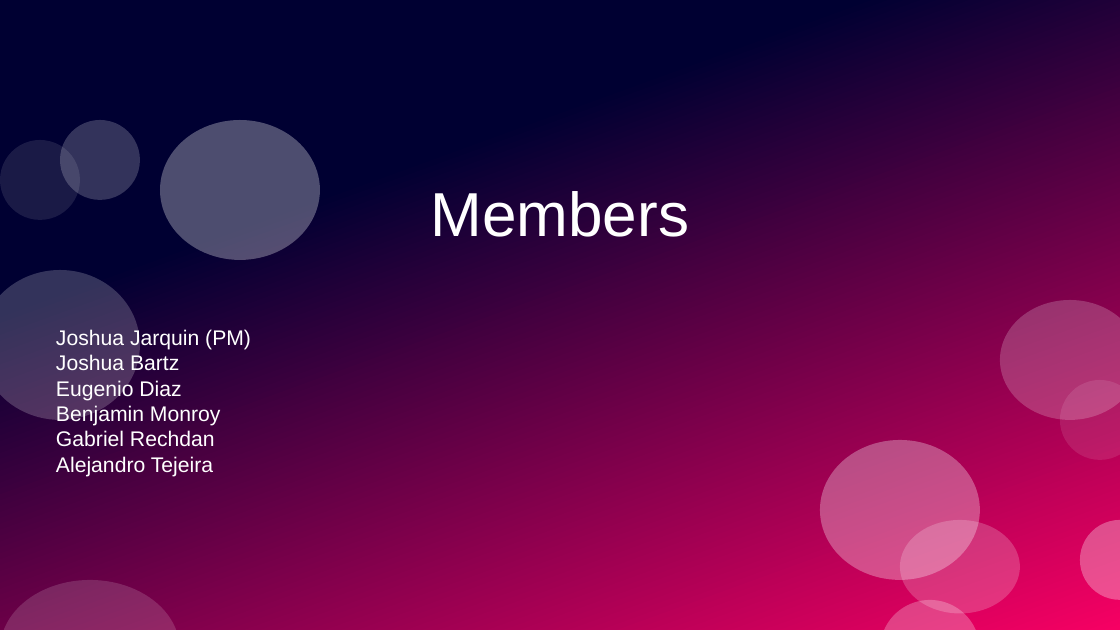
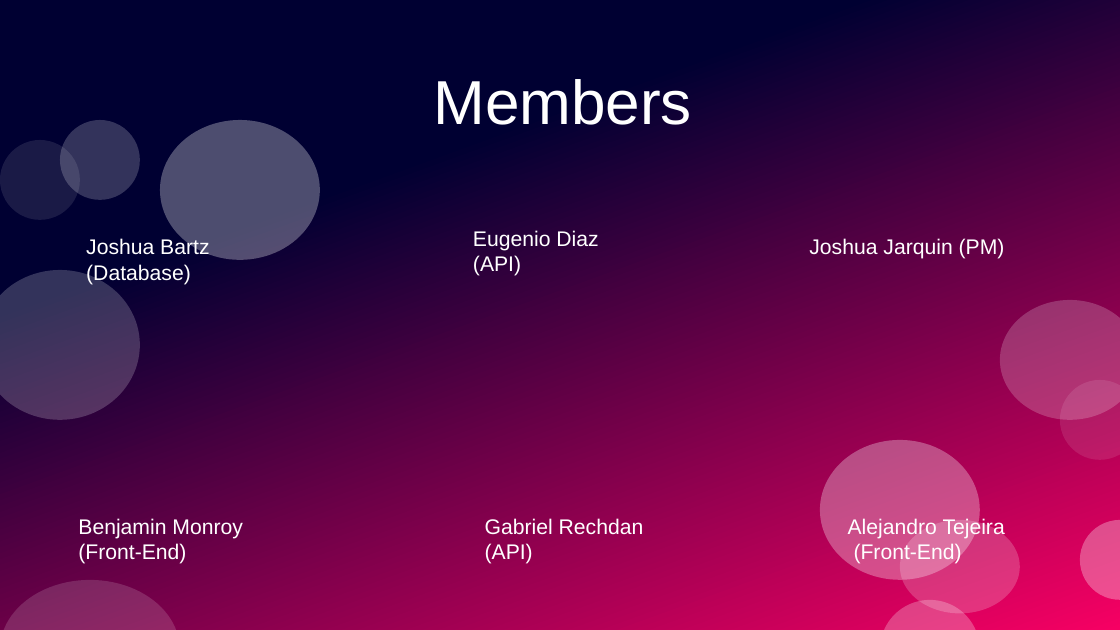
Before and after one commit to PrototypeProto/COP_4331_Small-Project, a slide deck: slide 2 of Pres.pptx. Drawn at 1120x630 pixels with LibreOffice and Linux fonts; fonts in the diff are those of the drawing. Boxes give left, top, right and bottom in pixels: in the first picture for what was removed or moved away, otherwise in the second. Text is boxed around its words. In the diff, an @@ line names an element or a change of style, - is before the commit and + after.

Commit message:
updated powerpoint

```diff
--- a/Pres.pptx
+++ b/Pres.pptx
@@ title "Members": place and size @@
-title "Members" at box(430, 191, 689, 237)
+title "Members" at box(433, 79, 692, 125)
@@ text added at box(86, 238, 209, 285), 15 pt, text #FFFFFF @@
+Joshua Bartz (Database)
@@ text added at box(473, 230, 598, 276), 15 pt, text #FFFFFF @@
+Eugenio Diaz (API)
@@ text added at box(809, 238, 1005, 259), 15 pt, text #FFFFFF @@
+Joshua Jarquin (PM)
@@ subtitle removed at box(56, 328, 251, 477) @@
-Joshua Jarquin (PM)
-Joshua Bartz
-Eugenio Diaz
-Benjamin Monroy
-Gabriel Rechdan
-Alejandro Tejeira
@@ text added at box(78, 518, 242, 564), 15 pt, text #FFFFFF @@
+Benjamin Monroy (Front-End)
@@ text added at box(485, 518, 644, 564), 15 pt, text #FFFFFF @@
+Gabriel Rechdan (API)
@@ text added at box(848, 517, 1005, 564), 15 pt, text #FFFFFF @@
+Alejandro Tejeira (Front-End)
```
Also in this commit, not shown: 1 other slide changed, 9 slides added, 5 slides removed.
